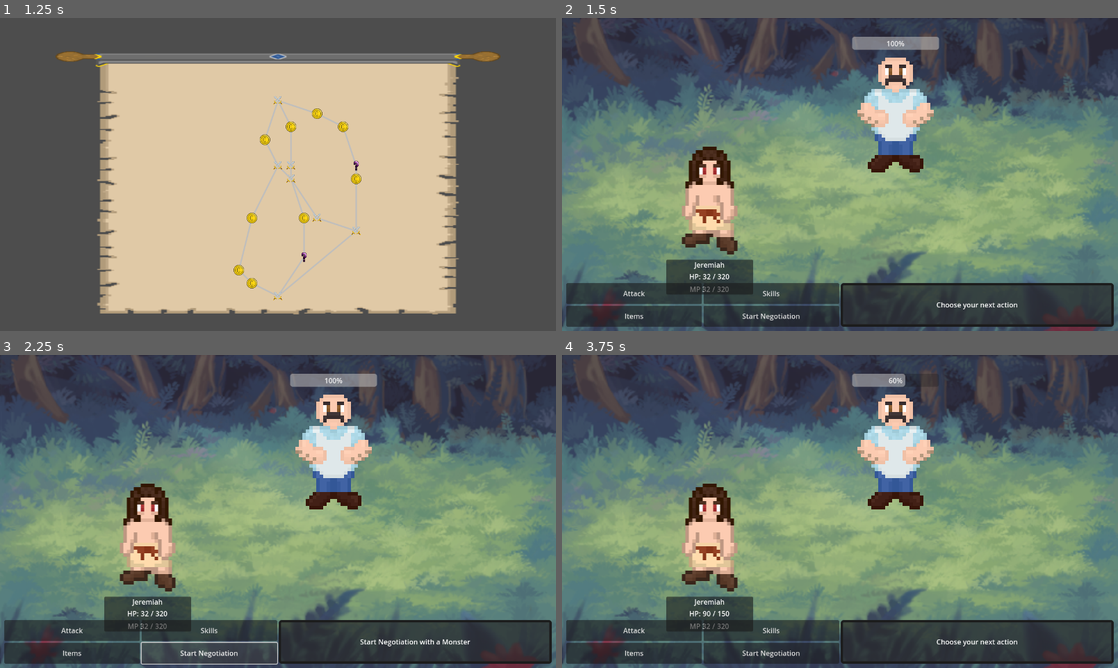
Above: before the commit, frames 1-4 (two rows, left to right).
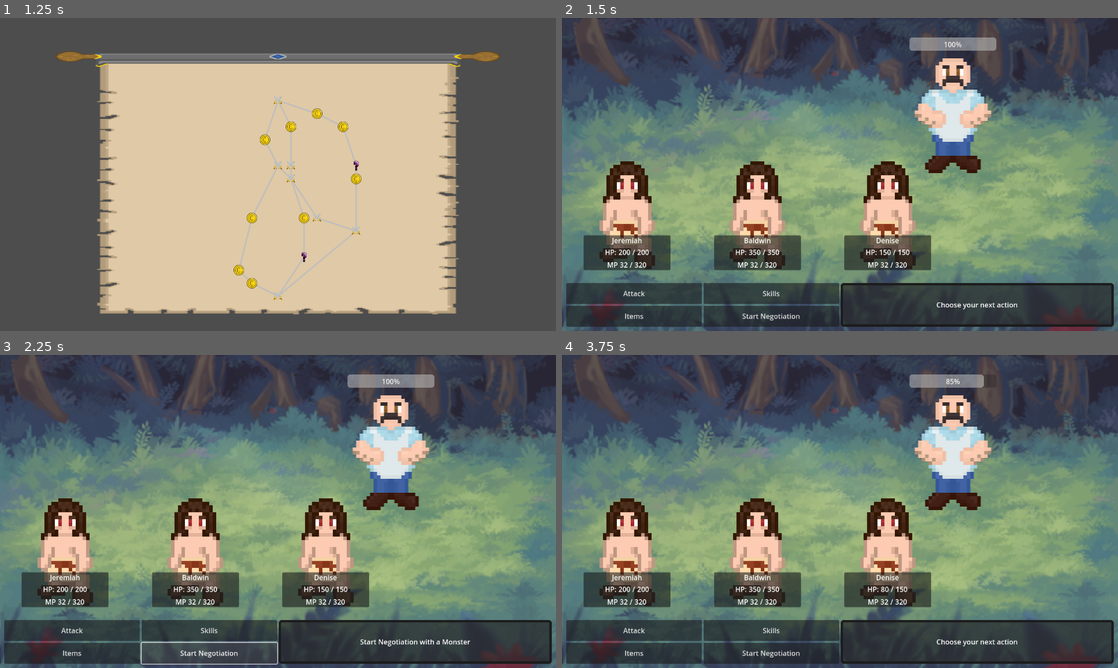
Above: after the commit, the same moments.

Repository: Willi-bot/GameProject
Game: Godot game, scene res://scenes/main_menu/main_menu.tscn
The game is run twice, just before and just after one commit, with the same random seed, the same clock (stepped at 60 frames per second) and the same inputs.
Inputs (mouse positions are in pixels of both pictures, inside the frame that each line leads up to):
- Up to frame 1 (1.25 s): click "New Game" at 0.5 s
- Up to frame 2 (1.5 s): click (840, 99) at 1.27 s
- Up to frame 3 (2.25 s): click "Start Negotiation" at 2 s
- Up to frame 4 (3.75 s): click "Start Negotiation" at 2.75 s; click "Attack" at 3.5 s

Frame 1 is identical in both runs. In frame 2, 20% of the frame differs, in the area x 3-79%, y 6-89%; in frame 3, 20%; in frame 4, 20%, in the area x 3-78%, y 6-89%.

Commit message:
Improve battle scene with dynamic character loading

Diff:
--- a/gameproject/scenes/battle/battle.tscn
+++ b/gameproject/scenes/battle/battle.tscn
@@ -1,29 +1,10 @@
-[gd_scene load_steps=10 format=3 uid="uid://ddcqmwgt0m5rv"]
+[gd_scene load_steps=5 format=3 uid="uid://ddcqmwgt0m5rv"]
 
 [ext_resource type="Script" path="res://scenes/battle/battle_manager.gd" id="1_a8f3l"]
 [ext_resource type="Texture2D" uid="uid://w1gybd0e0wt7" path="res://imgs/Background.png" id="2_ygs6r"]
-[ext_resource type="PackedScene" uid="uid://bxpubv3qnx3eu" path="res://scenes/entities/player_entity.tscn" id="3_wmvx2"]
-[ext_resource type="Script" path="res://scenes/entities/base_entity.gd" id="4_0v3qh"]
-[ext_resource type="PackedScene" uid="uid://b2v7h066l6yr7" path="res://scenes/entities/enemy_entity.tscn" id="4_to5gx"]
 
 [sub_resource type="StyleBoxTexture" id="StyleBoxTexture_6e2ut"]
 texture = ExtResource("2_ygs6r")
-
-[sub_resource type="Resource" id="Resource_5b8ab"]
-script = ExtResource("4_0v3qh")
-type = 1
-max_hp = 200
-current_hp = 0
-damage = 60
-agility = 1
-
-[sub_resource type="Resource" id="Resource_lj402"]
-script = ExtResource("4_0v3qh")
-type = 0
-max_hp = 150
-current_hp = 0
-damage = 80
-agility = 3
 
 [sub_resource type="StyleBoxFlat" id="StyleBoxFlat_iom26"]
 bg_color = Color(0.147672, 0.147672, 0.147672, 0.686275)
@@ -54,14 +35,6 @@
 grow_horizontal = 2
 grow_vertical = 2
 theme_override_styles/panel = SubResource("StyleBoxTexture_6e2ut")
-
-[node name="EnemyEntity" parent="." instance=ExtResource("4_to5gx")]
-position = Vector2(768, 223)
-entity = SubResource("Resource_5b8ab")
-
-[node name="PlayerEntity" parent="." instance=ExtResource("3_wmvx2")]
-position = Vector2(340, 416)
-entity = SubResource("Resource_lj402")
 
 [node name="MenuBox" type="HBoxContainer" parent="."]
 custom_minimum_size = Vector2(0, 100)
--- a/gameproject/scenes/battle/battle_manager.gd
+++ b/gameproject/scenes/battle/battle_manager.gd
@@ -6,6 +6,9 @@
 @onready var neg_button : Button = $MenuBox/ButtonBox/RightSide/NegButton
 
 @onready var info_text : Label = $MenuBox/PanelContainer/InfoText
+
+var player_scene = preload("res://scenes/entities/player_entity.tscn")
+var enemy_scene = preload("res://scenes/entities/enemy_entity.tscn")
 
 var all_battlers = []
 var player_battlers = []
@@ -18,6 +21,23 @@
 
 # Called when the node enters the scene tree for the first time.
 func _ready() -> void:
+	# load player character and enemies
+	# load enemy data from globals or sth
+	var enemy_data = get_enemy_data()
+	var char_pos = Vector2(900, 225)
+	for enemy_character in enemy_data:
+		add_char_to_battle(enemy_character, BaseEntity.EntityType.ENEMY, char_pos)
+		char_pos.x -= 300
+
+	# load player data from globals or sth
+	var player_data = get_player_data()
+	char_pos = Vector2(150, 450)
+	for player_character in player_data:
+		add_char_to_battle(player_character, BaseEntity.EntityType.PLAYER, char_pos)
+		char_pos.x += 300
+
+
+	# load battle order and ready buttons
 	player_battlers = get_tree().get_nodes_in_group("PlayerEntity")
 	enemy_battlers = get_tree().get_nodes_in_group("EnemyEntity")
 
@@ -45,6 +65,55 @@
 # Called every frame. 'delta' is the elapsed time since the previous frame.
 func _process(delta: float) -> void:
 	pass
+
+
+func get_player_data() -> Array:
+	var player_data: Array = []
+
+	# load dummy data -> replace with some global shit
+	player_data.append({"name": "Jeremiah", "max_hp": 200, "current_hp": 200, "damage": 60,
+						"agility": 4, "sprite": "res://imgs/player.png"})
+	player_data.append({"name": "Baldwin", "max_hp": 350, "current_hp": 330, "damage": 30,
+						"agility": 1, "sprite": "res://imgs/player.png"})
+	player_data.append({"name": "Denise", "max_hp": 150, "current_hp": 100, "damage": 100,
+						"agility": 2, "sprite": "res://imgs/player.png"})
+
+	return player_data
+
+
+func get_enemy_data() -> Array:
+	var enemy_data: Array = []
+
+	enemy_data.append({"name": "Gooner", "max_hp": 400, "current_hp": 400, "damage": 70,
+					   "agility": 3, "sprite": "res://imgs/enemy.png"})
+
+	return enemy_data
+
+
+func add_char_to_battle(character, type, pos) -> void:
+	var instance = null
+
+	if type == BaseEntity.EntityType.PLAYER:
+		instance = player_scene.instantiate()
+	else:
+		instance = enemy_scene.instantiate()
+
+	instance.entity.name = character["name"]
+	instance.entity.type = type
+	instance.entity.max_hp = character["max_hp"]
+	instance.entity.current_hp = character["current_hp"]
+	instance.entity.damage = character["damage"]
+	instance.entity.agility = character["agility"]
+
+	# TODO
+	# var sprite = instance.get_node("CharacterSprite")
+	# sprite.texture.path = player_character["Sprite"]
+
+	instance.position = pos
+
+	add_child(instance)
+
+
 
 func _perform_attack() -> void:
 	var target = enemy_battlers[selected_target]
--- a/gameproject/scenes/entities/base_entity.gd
+++ b/gameproject/scenes/entities/base_entity.gd
@@ -7,6 +7,7 @@
 	ENEMY
 }
 
+@export var name: String = ""
 @export var type : EntityType
 @export var max_hp : int
 @export var current_hp : int
--- a/gameproject/scenes/entities/enemy_entity.tscn
+++ b/gameproject/scenes/entities/enemy_entity.tscn
@@ -1,10 +1,21 @@
-[gd_scene load_steps=3 format=3 uid="uid://b2v7h066l6yr7"]
+[gd_scene load_steps=5 format=3 uid="uid://b2v7h066l6yr7"]
 
 [ext_resource type="Script" path="res://scenes/entities/enemy_entity.gd" id="1_nhv1i"]
 [ext_resource type="Texture2D" uid="uid://87tml07ye78n" path="res://imgs/enemy.png" id="2_5bq6k"]
+[ext_resource type="Script" path="res://scenes/entities/base_entity.gd" id="2_7b6xd"]
+
+[sub_resource type="Resource" id="Resource_efdqj"]
+script = ExtResource("2_7b6xd")
+name = ""
+type = 0
+max_hp = 0
+current_hp = 0
+damage = 0
+agility = 0
 
 [node name="EnemyEntity" type="Node2D" groups=["EnemyEntity"]]
 script = ExtResource("1_nhv1i")
+entity = SubResource("Resource_efdqj")
 
 [node name="Sprite2D" type="Sprite2D" parent="."]
 texture = ExtResource("2_5bq6k")
--- a/gameproject/scenes/entities/player_entity.gd
+++ b/gameproject/scenes/entities/player_entity.gd
@@ -4,12 +4,19 @@
 
 @onready var current_health: Label = $PanelContainer/PlayerInfo/Health/CurrentHP
 @onready var max_health: Label = $PanelContainer/PlayerInfo/Health/MaxHP
+@onready var entity_name: Label = $PanelContainer/PlayerInfo/Name
 
 
 # Called when the node enters the scene tree for the first time.
 func _ready() -> void:
+	entity = entity.duplicate()
+
 	entity.current_hp = entity.max_hp
 	entity.health_changed.connect(_update_health_indicator)
+
+	max_health.text = str(entity.max_hp)
+	current_health.text = str(entity.current_hp)
+	entity_name.text = entity.name
 
 
 # Called every frame. 'delta' is the elapsed time since the previous frame.
--- a/gameproject/scenes/entities/player_entity.tscn
+++ b/gameproject/scenes/entities/player_entity.tscn
@@ -1,19 +1,30 @@
-[gd_scene load_steps=3 format=3 uid="uid://bxpubv3qnx3eu"]
+[gd_scene load_steps=5 format=3 uid="uid://bxpubv3qnx3eu"]
 
 [ext_resource type="Script" path="res://scenes/entities/player_entity.gd" id="1_xpavd"]
 [ext_resource type="Texture2D" uid="uid://12477ptjebh6" path="res://imgs/player.png" id="2_83rcq"]
+[ext_resource type="Script" path="res://scenes/entities/base_entity.gd" id="2_lmvf7"]
+
+[sub_resource type="Resource" id="Resource_4c661"]
+script = ExtResource("2_lmvf7")
+name = ""
+type = 0
+max_hp = 0
+current_hp = 0
+damage = 0
+agility = 0
 
 [node name="PlayerEntity" type="Node2D" groups=["PlayerEntity"]]
 script = ExtResource("1_xpavd")
+entity = SubResource("Resource_4c661")
 
-[node name="Sprite2D" type="Sprite2D" parent="."]
+[node name="CharacterSprite" type="Sprite2D" parent="."]
 texture = ExtResource("2_83rcq")
 
 [node name="PanelContainer" type="PanelContainer" parent="."]
 offset_left = -100.0
-offset_top = 140.0
+offset_top = 50.0
 offset_right = 100.0
-offset_bottom = 220.0
+offset_bottom = 130.0
 
 [node name="PlayerInfo" type="VBoxContainer" parent="PanelContainer"]
 layout_mode = 2
